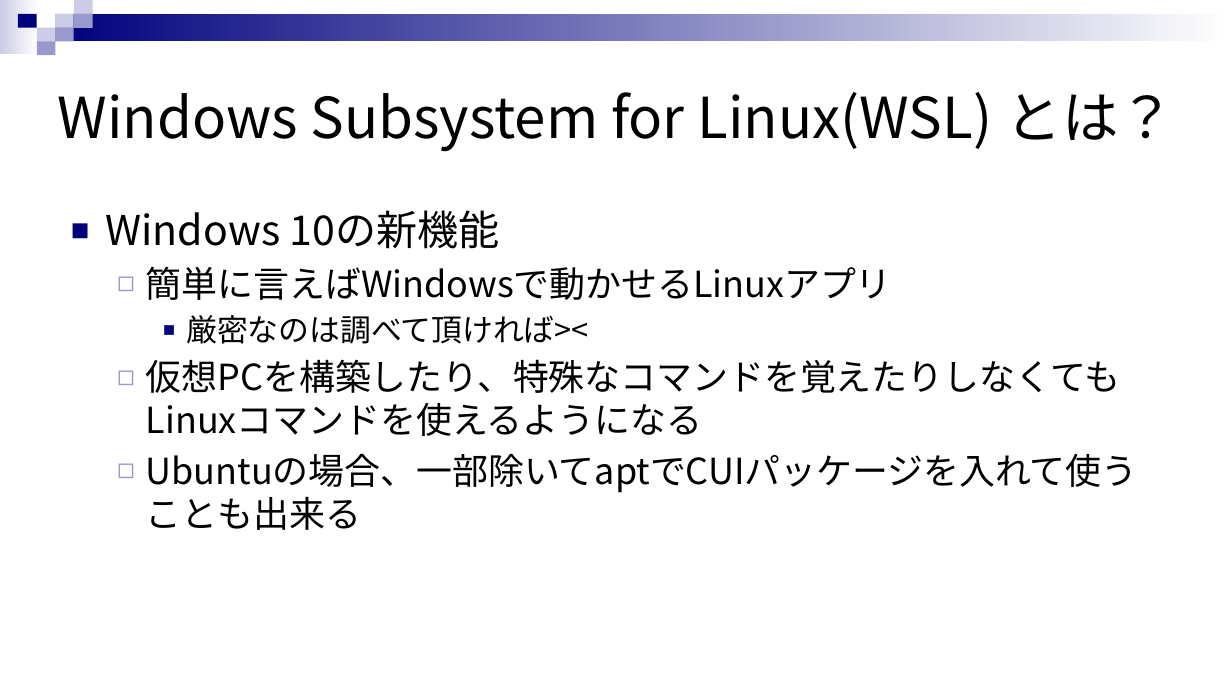
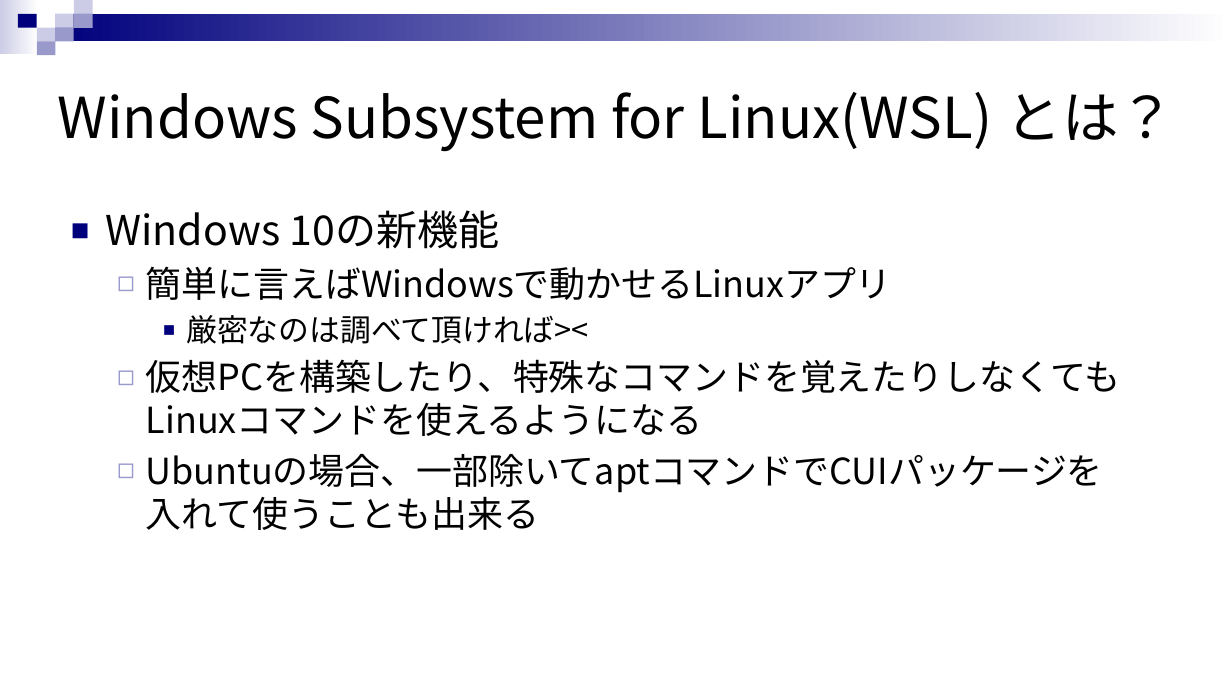
Before and after one commit to rensuke/SIMUonWSL, a slide deck: slide 2 of RE_SIMU_ON_WSL.pptx. Drawn at 1232x693 pixels with LibreOffice and Linux fonts; fonts in the diff are those of the drawing. Boxes give left, top, right and bottom in pixels: in the first picture for what was removed or moved away, otherwise in the second. Text is boxed around its words. In the diff, an @@ line names an element or a change of style, - is before the commit and + after.

Commit message:
ノート記述開始

```diff
--- a/RE_SIMU_ON_WSL.pptx
+++ b/RE_SIMU_ON_WSL.pptx
@@ text at (146, 454, 1103, 530): text changed @@
-  ◻ Ubuntuの場合、一部除いてaptでCUIパッケージを入れて使う
-    ことも出来る
+  ◻ Ubuntuの場合、一部除いてaptコマンドでCUIパッケージを
+    入れて使うことも出来る
```
